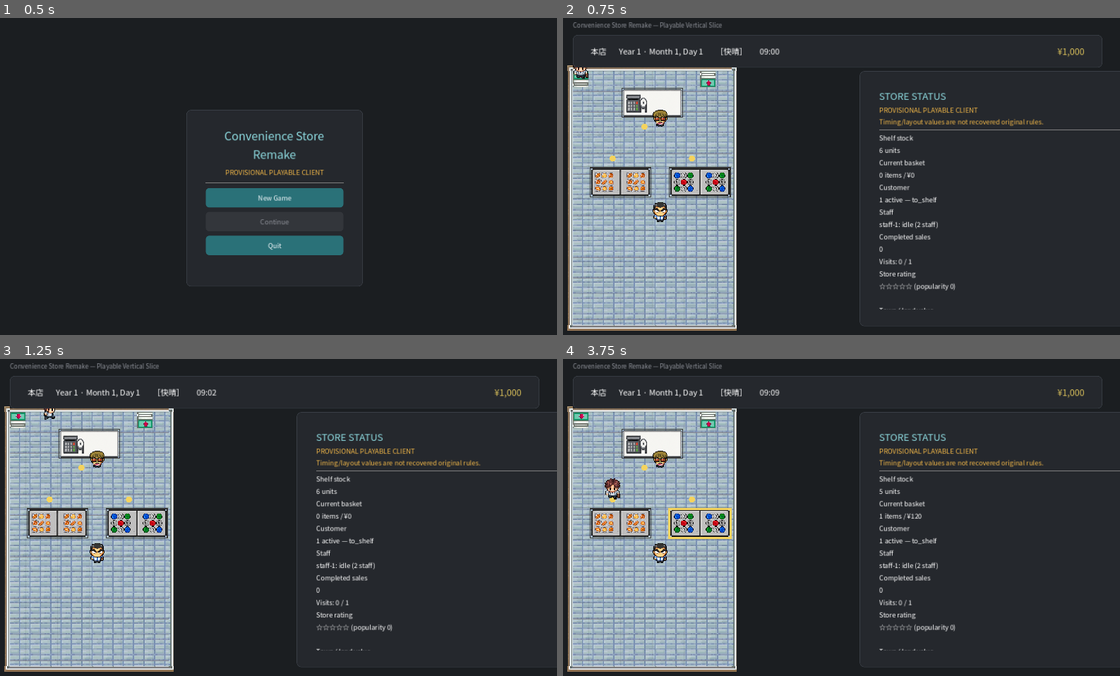
Above: before the commit, frames 1-4 (two rows, left to right).
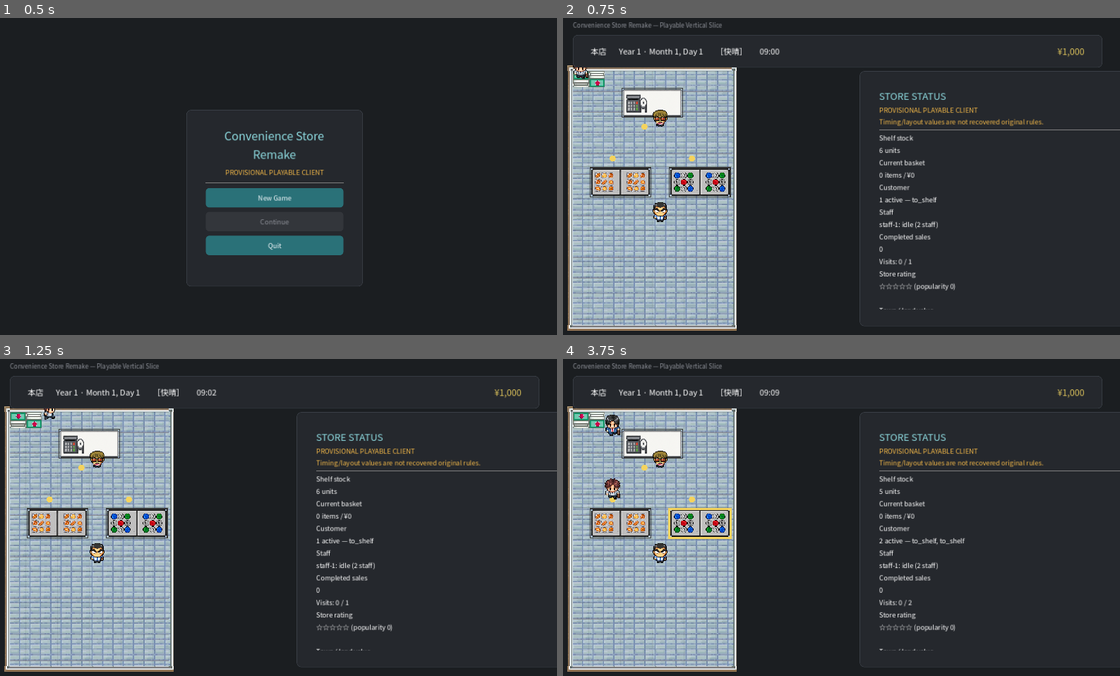
Above: after the commit, the same moments.

Repository: s1-1985/Covenience-store-remake
Game: Godot game, scene res://scenes/main_menu.tscn
Two runs of this game, one before a commit and one after it. Both use one fixed random seed, a clock stepped at 60 frames per second and the inputs below.
Inputs (mouse positions are in pixels of both pictures, inside the frame that each line leads up to):
- Up to frame 1 (0.5 s): no input
- Up to frame 2 (0.75 s): click "New Game" at 0.5 s
- Up to frame 3 (1.25 s): no input
- Up to frame 4 (3.75 s): tap A at 1.25, 2 s; move the mouse to (964, 501) at 1.27 s; click (964, 501) at 1.42 s; tap Space (ui_accept) at 1.52, 2.27 s; move the mouse to (724, 533) at 2.02 s; click (724, 533) at 2.17 s; move the mouse to (891, 447) at 2.77 s; click (891, 447) at 2.92 s; move the mouse to (808, 580) at 3.52 s; click (808, 580) at 3.67 s

Frame 1 is identical in both runs. In frame 2, 0.3% of the frame differs, in the area x 4-28%, y 16-22%; in frame 3, 0.3%; in frame 4, 0.5%, in the area x 4-73%, y 16-78%.

Commit message:
Let customers shop concurrently, detour around congestion, put the exit beside the entry, and turn on staff restocking (task #87)
After playing the Android preview the user reported staff never move, the
entrance and exit are far apart, and customers enter one at a time. All
three were structural problems in this client, not original behavior:

- main.gd only rolled arrivals once the store was empty and step() never
  admitted anyone. New tick() (step + arrival roll within the concurrency
  cap) is now the only thing main.gd calls.
- With concurrent shoppers, two customers meeting head-on blocked each
  other forever. Blocked movers now reroute around occupied cells when a
  route exists (confirmed: multiple routes let customers detour).
- Exit moved beside the entry, matching the side-by-side IN/OUT door crops
  from the gameplay video.
- Automatic staff restock was off by default only to keep an old scripted
  test deterministic; staff restocking on their own is confirmed original
  behavior, so it is now on.

See docs/decisions/0158-live-store-floor.md.

Co-Authored-By: Claude Opus 5.5 <noreply@anthropic.com>
Claude-Session: https://claude.ai/code/session_01KPqrH4hgWzJewykXXzXu7x

Diff:
--- a/game/data/vertical_slice.json
+++ b/game/data/vertical_slice.json
@@ -12,11 +12,11 @@
       0
     ],
     "exit_subcell": [
-      8,
+      1,
       0
     ],
     "size_tier": "small",
-    "size_tier_evidence_note": "CONFIRMED_OFFICIAL, ported f …(895 unchanged characters)… -full-decode-2026-09-16.md section 20.3."
+    "size_tier_evidence_note": "CONFIRMED_OFFICIAL, ported f …(895 unchanged characters)… -full-decode-2026-09-16.md section 20.3. Task #87: the exit now sits directly beside the entry (CONFIRMED_VISUAL): in the gameplay-video frames the entrance_in and entrance_out crops are side by side on the same row (assets/raw/conveni_additional_assets_v1/manifest.json, crop_xyxy [410,240,456,285] and [456,240,503,285]); the previous exit at the far end of the front wall was this project's own placement."
   },
   "fixtures": [
     {
@@ -1900,8 +1900,8 @@
     "checkout_ticks": 3,
     "restock_ticks": 3,
     "restock_trigger_stock_units_at_or_below": 0,
-    "restock_task_enabled": false,
-    "restock_task_evidence_note": "Automatic restock task-assignment for non-checkout staff is PROVISIONAL and disabled by default so it does not interfere with this scenario's existing sellout behavior. See docs/decisions for the dedicated test scenario that exercises it.",
+    "restock_task_enabled": true,
+    "restock_task_evidence_note": "Task #87: enabled by default. Staff restocking shelves on their own is confirmed first-title behavior (PROJECT_MEMORY.md section 3: staff autonomously operate checkout, replenish, clean; decision 0150: the guide contrasts manual restocking with the staff doing it themselves). It had been disabled only to keep an early scripted sellout scenario deterministic, which left the restock clerk standing still in the real game. restock_trigger_stock_units_at_or_below stays the existing REMAKE_BALANCED_DEFAULT value; no source states the exact trigger level.",
     "checkout_ticks_evidence_note": "checkout_ticks is no longer a flat duration applied to every staff member: Checkou …(657 unchanged characters)…
     "restock_ticks_evidence_note": "restock_ticks is no longer a flat duration applied to every staff member: RestockTi …(838 unchanged characters)…
     "checkout_anger_evidence_note": "As of task #49, CheckoutAnger (game/scripts/domain/checkout_anger.gd) is wired int …(1699 unchanged characters)…
--- a/game/scripts/domain/store_layout.gd
+++ b/game/scripts/domain/store_layout.gd
@@ -91,6 +91,32 @@
             if not _inside(candidate):
                 continue
             if blocked.has(candidate) and candidate != goal:
+                continue
+            if came_from.has(candidate):
+                continue
+            came_from[candidate] = current
+            if candidate == goal:
+                return _reconstruct_path(came_from, start, goal)
+            frontier.append(candidate)
+    return []
+
+
+# Same breadth-first search as find_path(), additionally treating the keys of
+# `avoid` (cells currently occupied by other people) as impassable.
+func find_path_avoiding(start: Vector2i, goal: Vector2i, avoid: Dictionary) -> Array[Vector2i]:
+    if start == goal:
+        return []
+    var frontier: Array[Vector2i] = [start]
+    var head := 0
+    var came_from: Dictionary = {start: start}
+    while head < frontier.size():
+        var current: Vector2i = frontier[head]
+        head += 1
+        for direction in CARDINAL_DIRECTIONS:
+            var candidate := current + direction
+            if not _inside(candidate):
+                continue
+            if (blocked.has(candidate) or avoid.has(candidate)) and candidate != goal:
                 continue
             if came_from.has(candidate):
                 continue
--- a/game/scripts/headless_smoke.gd
+++ b/game/scripts/headless_smoke.gd
@@ -105,6 +105,32 @@
         return
 
     var config: Dictionary = parsed
+
+    # Task #87: the shipped config run the way main.gd runs it (tick()),
+    # for one representative business day. Before this, arrivals were only
+    # rolled once the store was empty (one visit at a time), two shoppers
+    # meeting head-on could block each other forever, and automatic staff
+    # restocking was switched off, so the restock clerk never moved.
+    var live_simulation = VerticalSliceSimulationScript.new(config.duplicate(true))
+    live_simulation.economy.cash_yen = 100_000_000
+    var live_max_active := 0
+    for live_minute in range(960):
+        live_simulation.tick()
+        live_max_active = max(live_max_active, live_simulation.customers.active_customers().size())
+    if live_max_active < 2:
+        _fail("more than one customer must be able to shop at the same time in the default game")
+        return
+    if int(live_simulation.snapshot()["completed_visits"]) < 10:
+        _fail("customers must keep completing visits across a full day without gridlock")
+        return
+    if live_simulation.event_log.count_type("restock_started") < 1:
+        _fail("staff must restock shelves on their own in the default game")
+        return
+
+    # The scenarios below predate task #87 and script exact sell-out
+    # sequences, so they keep automatic restocking off; the dedicated
+    # restock scenario further down turns it back on explicitly.
+    config["simulation"]["restock_task_enabled"] = false
     var simulation = VerticalSliceSimulationScript.new(config)
     if simulation.staff.members.size() < 2:
         _fail("actor roster smoke requires multiple retained staff states")
@@ -873,6 +899,10 @@
     # queued customers are deliberately designed to converge (see
     # _subcell_is_free_for's own exemption).
     var position_collision_detected := false
+    var concurrent_interaction_cells: Dictionary = {}
+    for concurrent_fixture in concurrent_simulation.layout.fixtures:
+        var concurrent_cell: Array = concurrent_fixture["interaction_subcell"]
+        concurrent_interaction_cells[Vector2i(int(concurrent_cell[0]), int(concurrent_cell[1]))] = true
     var customer_b_stalled_while_moving := false
     var previous_customer_b_position: Vector2i = concurrent_simulation.customers.customer("concurrent-b").position
     while (
@@ -893,6 +923,10 @@
                 continue  # same shared cell, same exemption
             if customer.phase == "shopping":
                 continue  # stationed at a shelf's interaction cell, same exemption
+            # Task #87: two shoppers who finish at the same shelf leave from
+            # its (shared, exempt) interaction cell on the same tick.
+            if concurrent_interaction_cells.has(customer.position):
+                continue
             if seen_positions.has(customer.position):
                 position_collision_detected = true
             seen_positions[customer.position] = true
--- a/game/scripts/main.gd
+++ b/game/scripts/main.gd
@@ -171,10 +171,7 @@
     accumulator += delta
     while accumulator >= tick_seconds:
         accumulator -= tick_seconds
-        if simulation.customers.all_settled():
-            simulation.tick_idle_for_demand()
-        else:
-            simulation.step()
+        simulation.tick()
         _refresh_ui()
 
 
--- a/game/scripts/vertical_slice_simulation.gd
+++ b/game/scripts/vertical_slice_simulation.gd
@@ -363,6 +363,23 @@
     _advance_minute_of_day()
     _step_restock_tasks()
     return demand_admit_if_due()
+
+
+# Task #87: the real-time game loop. Before this, main.gd only ran the
+# arrival roll (tick_idle_for_demand) once every admitted customer had
+# left, and step() never admitted anyone -- so no matter how busy the store
+# was, customers entered strictly one visit at a time. The original fills
+# the store with many shoppers at once (a single gameplay-video frame,
+# assets/raw/conveni_additional_assets_v1/reference/video_900s.png, shows
+# about eight customers inside a small store simultaneously). step() and
+# tick_idle_for_demand() keep their narrower semantics for the existing
+# scripted smoke scenarios.
+func tick() -> void:
+    if is_game_over:
+        return
+    step()
+    if customers.can_admit_concurrent() and demand.customer_arrives_this_minute():
+        _start_default_customer()
 
 
 # Task #80: CONFIRMED_OFFICIAL (docs/research/strategy-guide-third-companion-
@@ -1002,8 +1019,33 @@
 
 func _try_move_along_route(mover, next_phase: String) -> bool:
     if not mover.route.is_empty() and not _subcell_is_free_for(mover, mover.route[0]):
-        return false
+        if not _try_detour(mover):
+            return false
     return mover.move_along_route(next_phase)
+
+
+# Task #87: CONFIRMED_COMMUNITY (PROJECT_MEMORY.md section 4, from the
+# first-title wiki's 内装 page): "Multiple routes can allow customers to
+# detour around congestion." When the next cell is taken, look for another
+# route to the same goal around everyone currently standing in the way and
+# take it if its first step is free; otherwise keep waiting (a 1/2-masu
+# corridor with no way around still congests, per the passage-width rule
+# above). Once customers could shop concurrently (tick()), the old "always
+# wait" behavior let two shoppers heading at each other block forever.
+func _try_detour(mover) -> bool:
+    var goal: Vector2i = mover.route[mover.route.size() - 1]
+    var occupied: Dictionary = {}
+    for customer in customers.active_customers():
+        if customer != mover and not _subcell_is_free_for(mover, customer.position):
+            occupied[customer.position] = true
+    for staff_member in staff.all_staff():
+        if staff_member != mover and not _subcell_is_free_for(mover, staff_member.position):
+            occupied[staff_member.position] = true
+    var detour: Array[Vector2i] = layout.find_path_avoiding(mover.position, goal, occupied)
+    if detour.is_empty() or not _subcell_is_free_for(mover, detour[0]):
+        return false
+    mover.route = detour
+    return true
 
 
 func _advance_customer(customer) -> void:
Not shown, changed: PROJECT_MEMORY.md
Not shown, added: docs/decisions/0158-live-store-floor.md
Not shown, changed: reference_sim/tests/test_game_vertical_slice_contract.py
